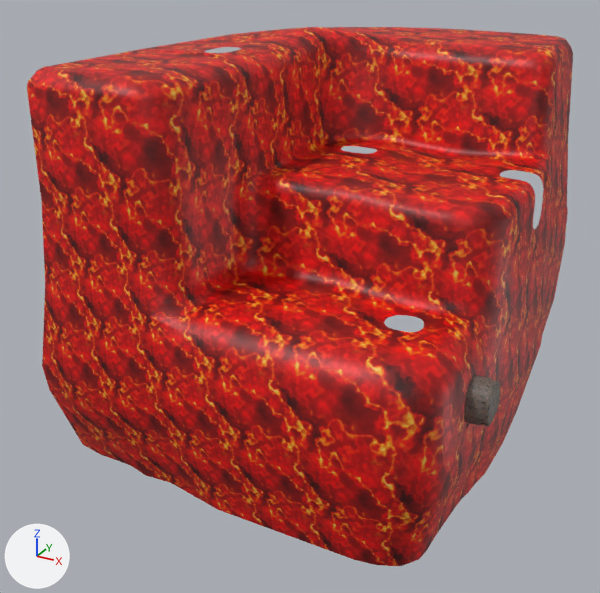
A saved change to the Blender file Blender Models/Floaty Lava/MinecraftBlock/Lava/Unbuba.blend.
One viewpoint serves both versions: a 50 mm lens placed at (31.5, -57.0, 28.0), pointed at (-5.7, 10.7, -5.8). Every picture has the same lights, and +X, +Y and +Z are marked at lower left. The same objects are shown in both versions, whatever each file hides.
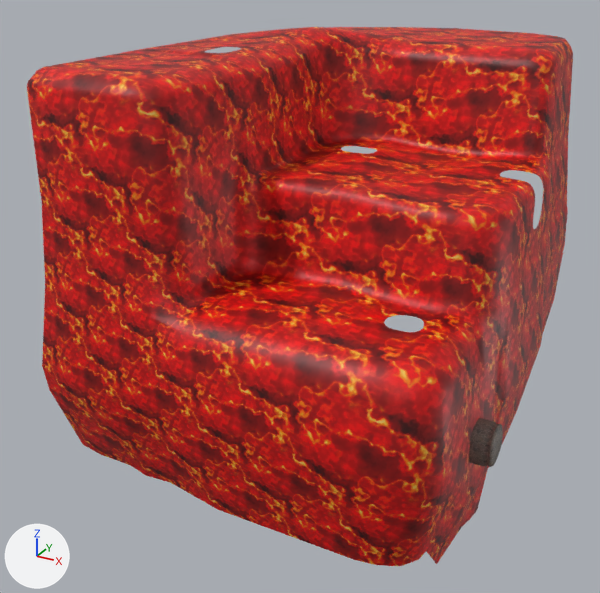
Location of each change, [x1, y1, x2, y2] in pixels of the pictures (600 x 593 px; the box of a moved part takes in the faces that stretch with it):
```json
{"object": "Plane.003", "change": "reshaped", "before": [464, 375, 500, 426], "after": [469, 418, 503, 467]}
{"part": 1, "of": "me_plane_023", "change": "deleted", "before": [464, 375, 500, 426]}
{"part": 2, "of": "me_plane_023", "change": "added", "after": [469, 418, 503, 467], "on screen": "brown"}
{"part": 3, "of": "me_plane_019", "change": "moved or reshaped", "before": [449, 336, 482, 479], "after": [449, 336, 485, 503]}
{"part": 4, "of": "me_plane_019", "change": "moved or reshaped", "before": [468, 312, 508, 492], "after": [471, 312, 508, 517]}
{"part": 5, "of": "me_plane_019", "change": "moved or reshaped", "before": [472, 323, 491, 378], "after": [472, 323, 493, 420]}
{"part": 6, "of": "me_plane_019", "change": "moved or reshaped", "before": [426, 425, 486, 551], "after": [426, 476, 482, 564]}
{"part": 7, "of": "me_plane_019", "change": "moved or reshaped", "before": [475, 325, 514, 483], "after": [488, 325, 514, 468]}
{"part": 8, "of": "me_plane_019", "change": "surface changed", "before": [27, 27, 573, 566], "after": [27, 27, 573, 566]}
```

Edits to the scene script, one JSON object a line:
```json
{"block": "me_plane_023", "where": "# used by ob_plane_003; location = (-0.1, 0.4, -0.1); rotation_euler = (0.0, -1.571, 0.0), in degrees (0, -90, 0)"}
{"op": "remove", "block": "me_plane_023", "code": "me_plane_023.from_pydata(...)  # 126 vertices, 109 faces; spans x -7.97..-4.15, y -1.78..1.72, z -17.66..-15.69"}
{"op": "add", "block": "me_plane_023", "code": "me_plane_023.from_pydata(...)  # 126 vertices, 109 faces; spans x -13.41..-9.59, y 0.81..4.31, z -17.66..-15.69"}
{"block": "me_plane_023", "change": "me_plane_023 part 1: the whole mesh is rebuilt"}
{"block": "me_plane_023", "change": "me_plane_023 part 2"}
{"block": "me_plane_023", "change": "112 vertices are added at x -13.41..-9.61, y 0.81..4.31, z -17.66..-15.69"}
{"block": "me_plane_023", "change": "8 new vertices lie (0.02, 0.0, -1.14) away from vertices in x -13.35..-9.66, y 0.81..4.31, z -15.75..-15.69"}
{"block": "me_plane_023", "change": "6 new vertices lie (0.02, 0.0, -1.13) away from vertices in x -13.41..-9.61, y 0.81..3.57, z -15.76..-15.69"}
{"block": "me_plane_023", "change": "109 new faces join them"}
{"block": "me_plane_019", "where": "# used by ob_plane_005; location = (-0.1, 0.4, -0.1); rotation_euler = (0.0, -1.571, 0.0), in degrees (0, -90, 0)"}
{"op": "remove", "block": "me_plane_019", "code": "me_plane_019.from_pydata(...)  # 990 vertices, 1061 faces; spans x -18.8..19.3, y -10.2..38.3, z -16.5..21.9"}
{"op": "add", "block": "me_plane_019", "code": "me_plane_019.from_pydata(...)  # 990 vertices, 1061 faces; spans x -22.9..19.3, y -10.2..38.7, z -16.5..21.9"}
{"block": "me_plane_019", "change": "me_plane_019 part 3: 42 of the vertices in x -11.2..-3.0, y -2.7..3.4, z -16.0..-15.4 are moved by (-5.4, 2.6, 0.0)"}
{"block": "me_plane_019", "change": "me_plane_019 part 4: all 6 vertices in x -18.7..-3.8, y 4.6..6.3, z -16.0..-14.9 are moved by (-4.2, 1.8, 0.0)"}
{"block": "me_plane_019", "change": "me_plane_019 part 5: the 1 vertex in x -3.8, y 3.4, z -15.6 is moved by (-4.2, 2.3, 0.0)"}
{"block": "me_plane_019", "change": "me_plane_019 part 6: all 3 vertices in x -18.7..-18.6, y -2.7..3.4, z -14.7..-14.5 are moved by (-3.9, 1.2, 0.0)"}
{"block": "me_plane_019", "change": "me_plane_019 part 7: the 1 vertex in x -10.5, y 8.3, z -16.5 is moved by (0.0, 0.0, 0.3)"}
{"block": "me_plane_019", "change": "me_plane_019 part 8: 1061 kept faces spanning x -22.9..19.3, y -10.2..38.7, z -16.5..21.9 get new texture (UV) coordinates"}
```
